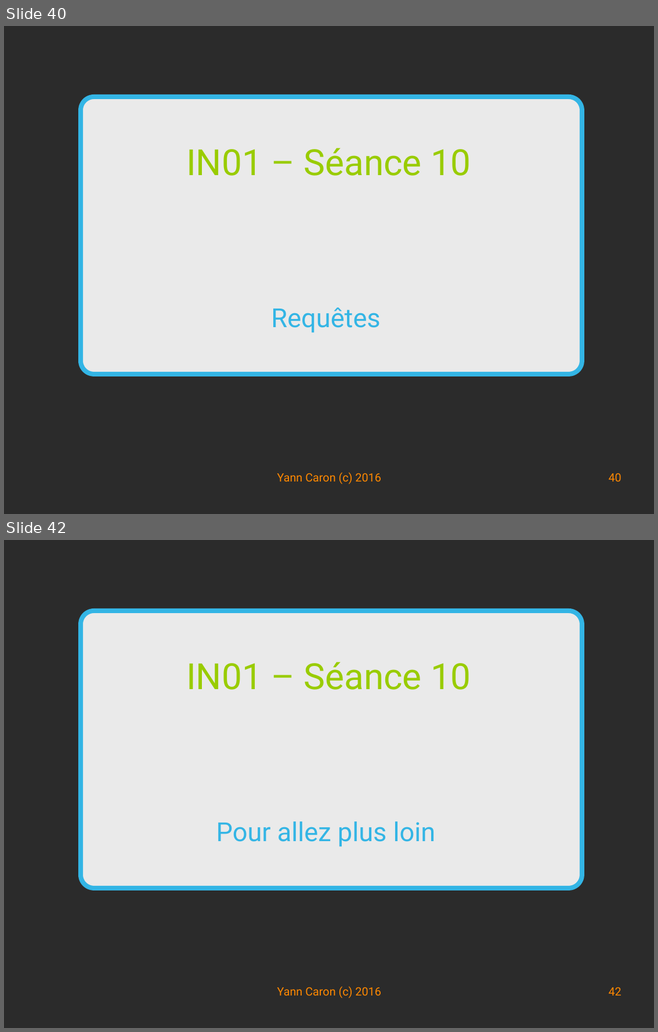
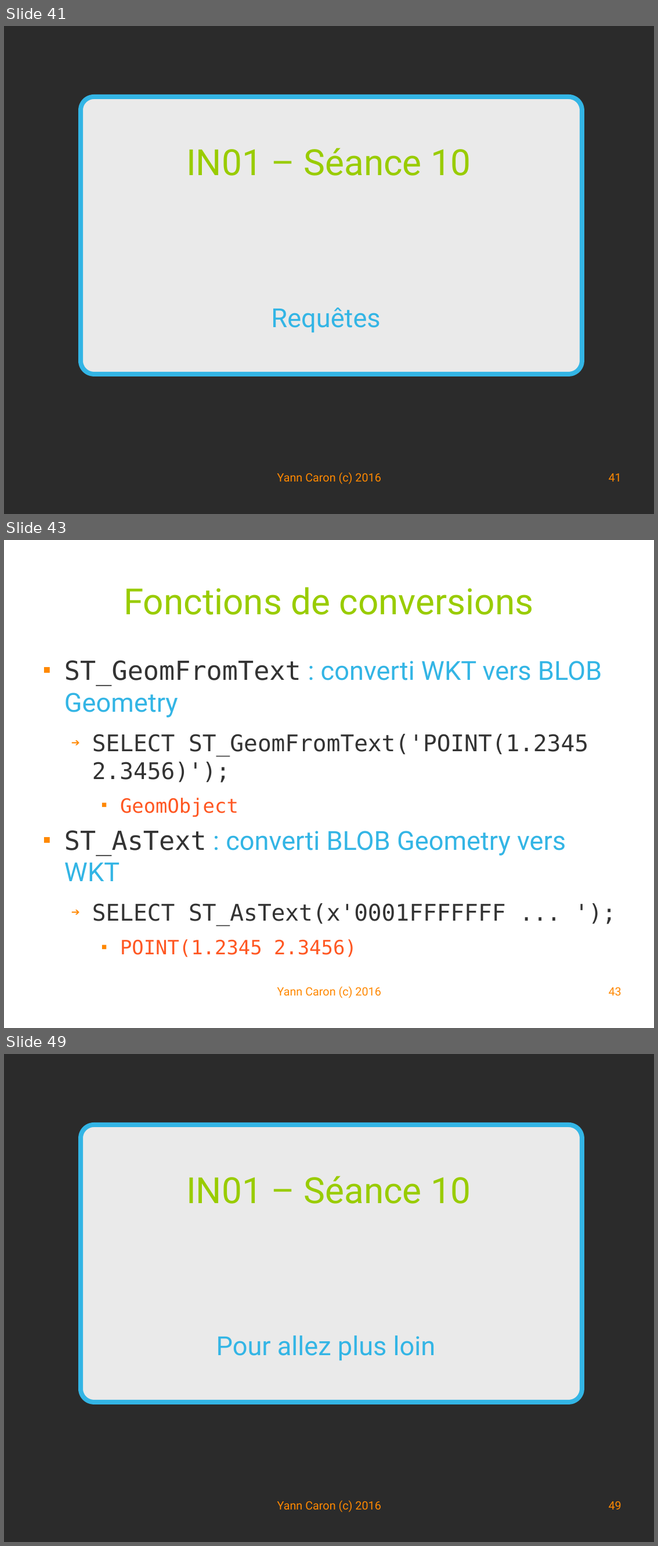
Before and after one commit to YannCaron/Android-ENSG, a slide deck: 10 - Spatialite.odp. Shown one above the other, each under a label of ours: slides 40 and 42 before the commit, slides 41, 43 and 49 after it; the slides between them are not shown. The pictures are 658x1032 and 658x1546 pixels, drawn with LibreOffice and Linux fonts; fonts in the diff are those of the drawing; background and template pictures are left out; a plain dark background stands for a picture behind light text. Boxes give left, top, right and bottom in pixels: in the first picture for what was removed or moved away, otherwise in the second. Text is boxed around its words. In the diff, an @@ line names an element or a change of style, - is before the commit and + after.

Commit message:
geom

```diff
--- a/10 - Spatialite.odp
+++ b/10 - Spatialite.odp
@@ slide 43 added at box(4, 540, 654, 1028), background #FFFFFF @@
@@ title added at box(123, 587, 534, 615), 44 pt, text #99CC00 @@
+Fonctions de conversions
@@ text added at box(64, 660, 601, 957), 32 pt, text #333333 @@
+■ ST_GeomFromText : converti WKT vers BLOB Geometry
+  ➔ SELECT ST_GeomFromText('POINT(1.2345 2.3456)');
+    ■ GeomObject
+■ ST_AsText : converti BLOB Geometry vers WKT
+  ➔ SELECT ST_AsText(x'0001FFFFFFF ... ');
+    ■ POINT(1.2345 2.3456)
@@ text added at box(277, 986, 380, 998), 14 pt, text #FF8800 @@
+Yann Caron (c) 2016
@@ page number added at box(608, 987, 621, 996), 14 pt, text #FF8800 @@
+43
@@ what was slide 40 is now slide 41 @@
@@ page number at box(608, 473, 621, 481): text changed @@
-40
+41
@@ what was slide 42 is now slide 49 @@
@@ page number at box(608, 1501, 621, 1509): text changed @@
-42
+49
```
Also in this commit, not shown: 4 slides changed, 6 other slides added.
